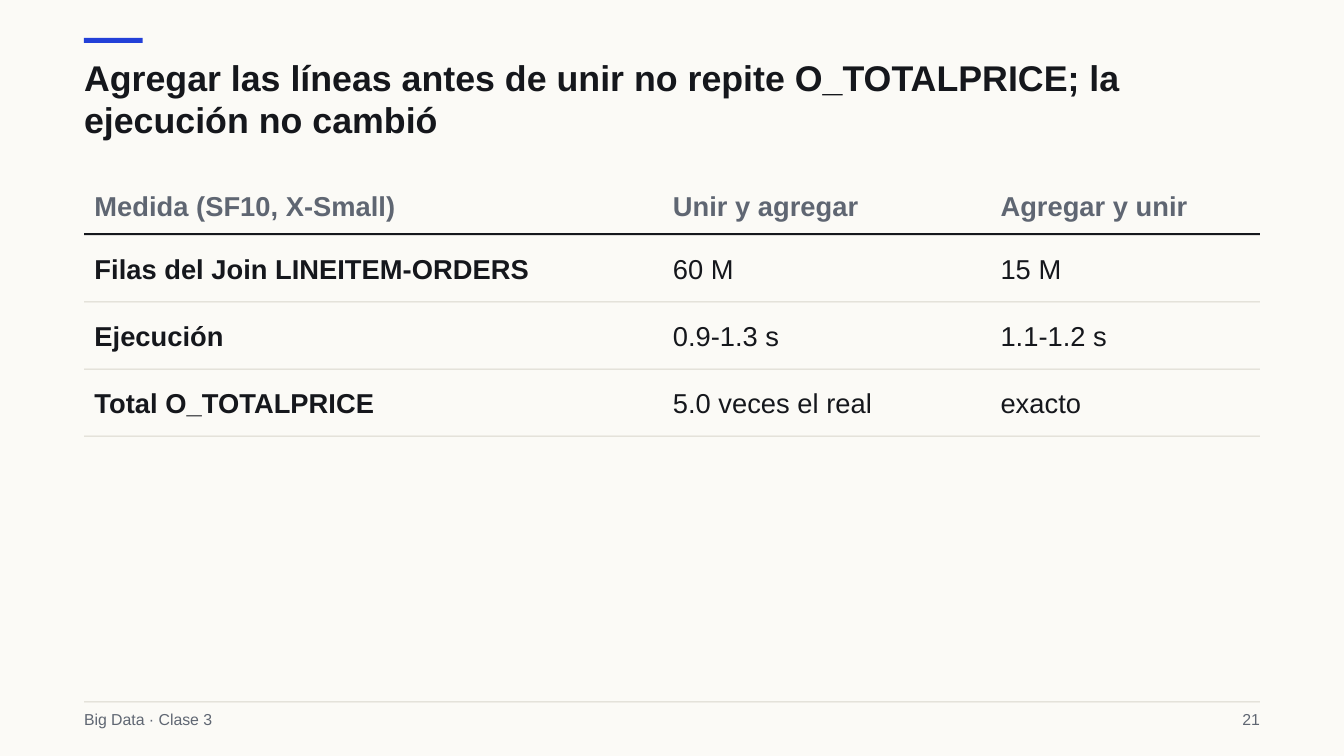
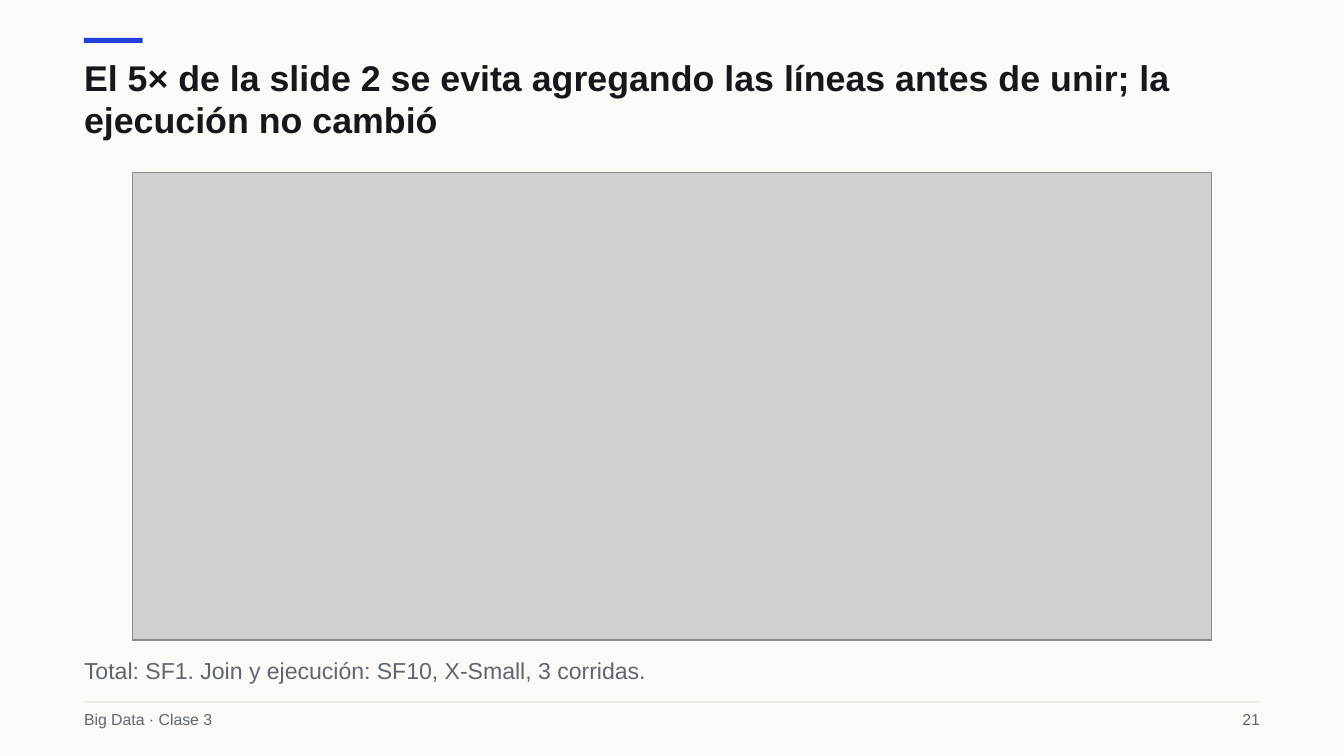
Before and after one commit to Apaezc/bigdata-udem-2026, a slide deck: slide 21 of curso/clase03/deck/slides.pptx. Drawn at 1344x756 pixels with LibreOffice and Linux fonts; fonts in the diff are those of the drawing; grey boxes stand for pictures. Boxes give left, top, right and bottom in pixels: in the first picture for what was removed or moved away, otherwise in the second. Text is boxed around its words. In the diff, an @@ line names an element or a change of style, - is before the commit and + after.

```diff
--- a/curso/clase03/deck/slides.pptx
+++ b/curso/clase03/deck/slides.pptx
@@ text at [84, 64, 1169, 140]: text changed @@
-Agregar las líneas antes de unir no repite O_TOTALPRICE; la ejecución no cambió
+El 5× de la slide 2 se evita agregando las líneas antes de unir; la ejecución no cambió
@@ picture added at [132, 172, 1212, 640] @@
@@ text removed at [94, 196, 395, 220] @@
-Medida (SF10, X-Small)
@@ text removed at [673, 196, 858, 220] @@
-Unir y agregar
@@ text removed at [1001, 196, 1188, 220] @@
-Agregar y unir
@@ rectangle removed at [84, 233, 1260, 235] @@
@@ text removed at [94, 259, 529, 280] @@
-Filas del Join LINEITEM-ORDERS
@@ text removed at [673, 260, 734, 280] @@
-60 M
@@ text removed at [1001, 260, 1062, 280] @@
-15 M
@@ rectangle removed at [84, 301, 1260, 302] @@
@@ text removed at [94, 326, 223, 351] @@
-Ejecución
@@ text removed at [673, 327, 779, 347] @@
-0.9-1.3 s
@@ text removed at [1001, 327, 1107, 347] @@
-1.1-1.2 s
@@ rectangle removed at [84, 369, 1260, 370] @@
@@ text removed at [94, 393, 374, 417] @@
-Total O_TOTALPRICE
@@ text removed at [673, 393, 872, 414] @@
-5.0 veces el real
@@ text removed at [1001, 395, 1082, 414] @@
-exacto
@@ rectangle removed at [84, 436, 1260, 437] @@
@@ text added at [84, 662, 645, 684], 16.5 pt, text #5F6672 @@
+Total: SF1. Join y ejecución: SF10, X-Small, 3 corridas.
```
Also in this commit, not shown: 10 other slides changed, 1 slide added, 1 slide removed, 13 other files.
